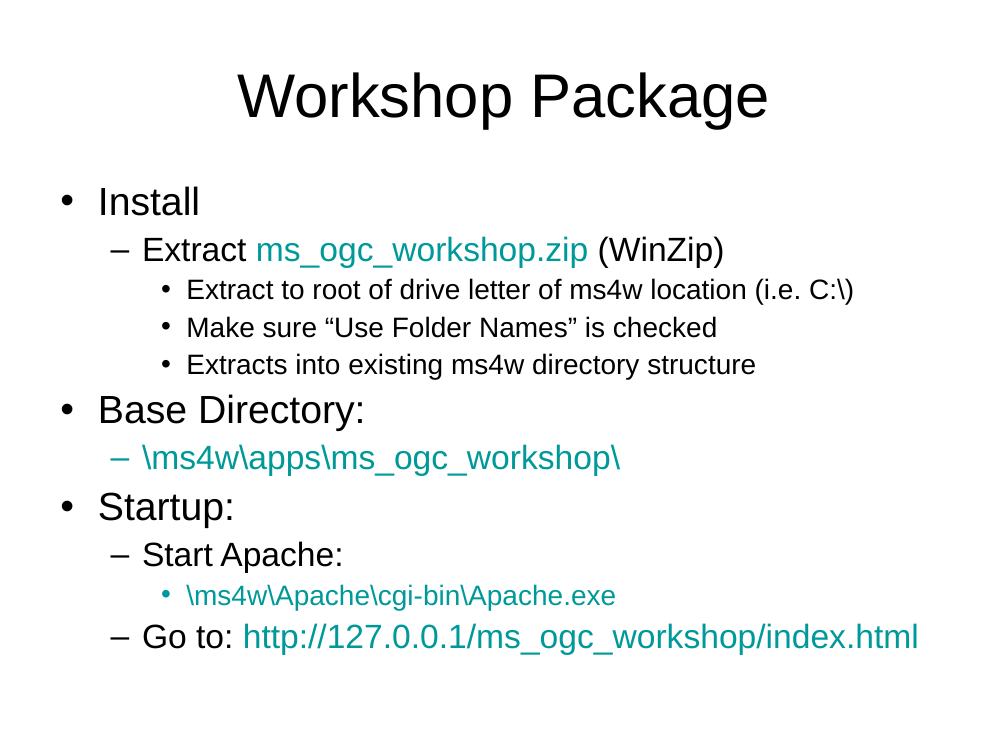
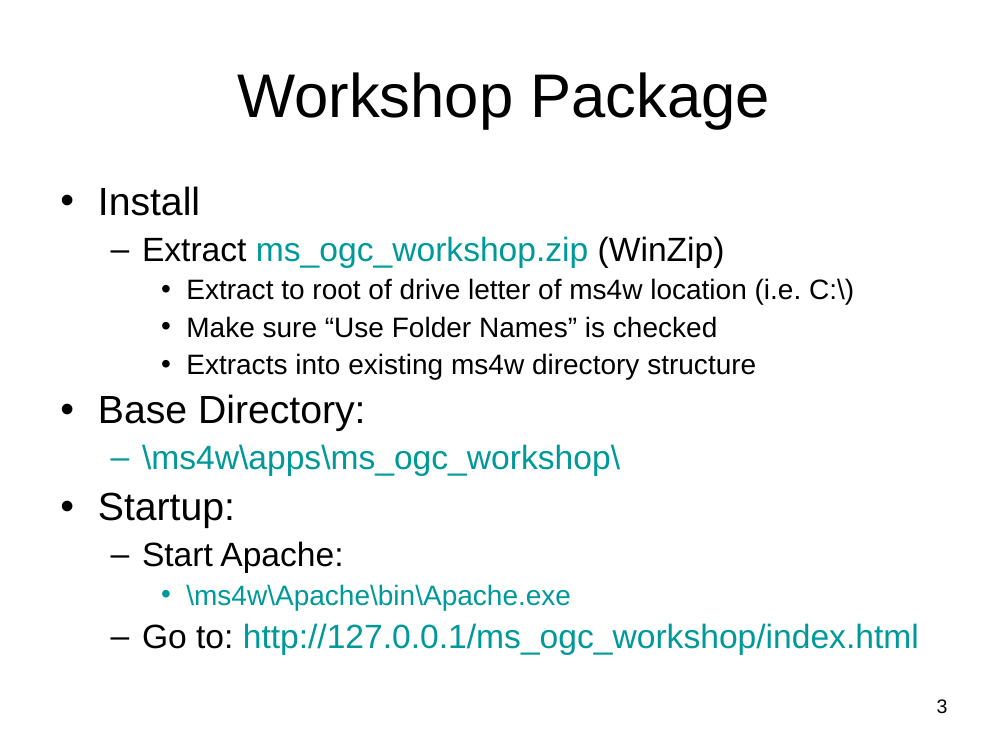
Before and after one commit to MapServer/ms-ogc-workshop, a slide deck: slide 3 of doc/ms_ogc_workshop.ppt. Drawn at 1008x756 pixels with LibreOffice and Linux fonts; fonts in the diff are those of the drawing. Boxes give left, top, right and bottom in pixels: in the first picture for what was removed or moved away, otherwise in the second. Text is boxed around its words. In the diff, an @@ line names an element or a change of style, - is before the commit and + after.

Commit message:
Changes from typos found during foss4g2006 workshop

```diff
--- a/doc/ms_ogc_workshop.ppt
+++ b/doc/ms_ogc_workshop.ppt
@@ text at <box>186,584,571,610</box>: text changed @@
-    • \ms4w\Apache\cgi-bin\Apache.exe
+    • \ms4w\Apache\bin\Apache.exe
@@ page number added at <box>937,699,948,714</box>, 14 pt, text #000000 @@
+3
```
Also in this commit, not shown: 91 other slides changed.
